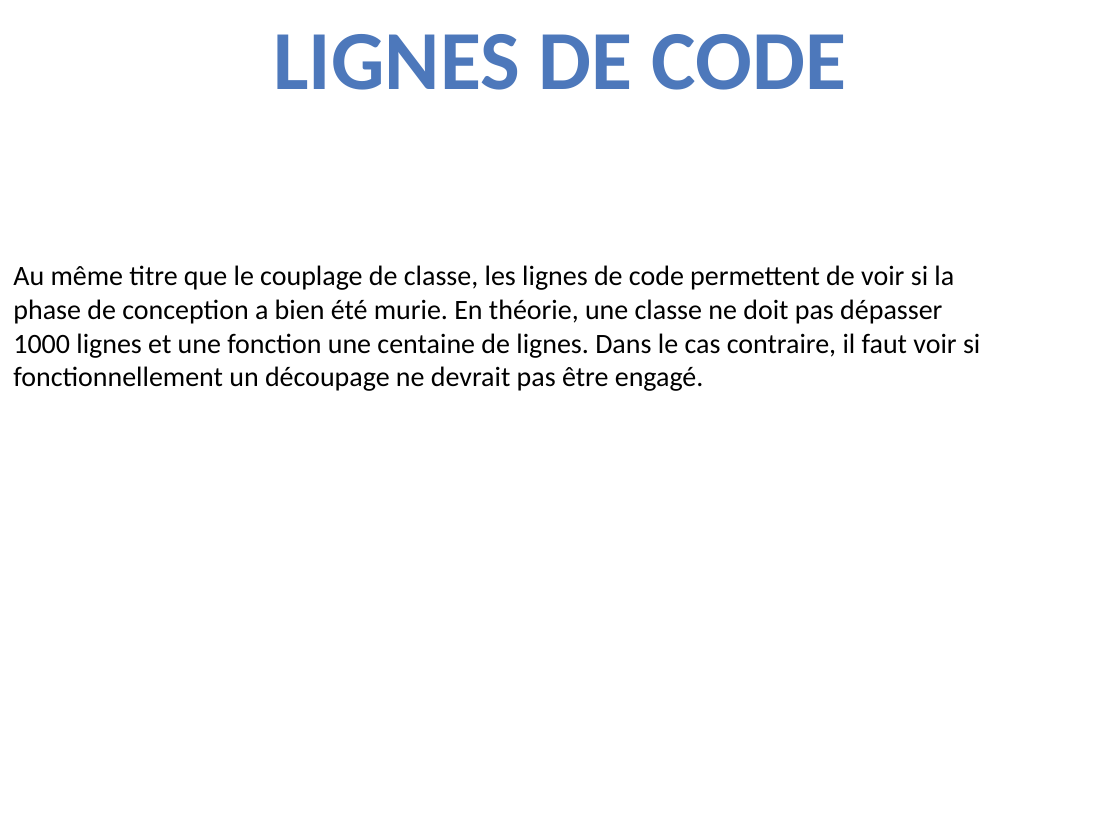
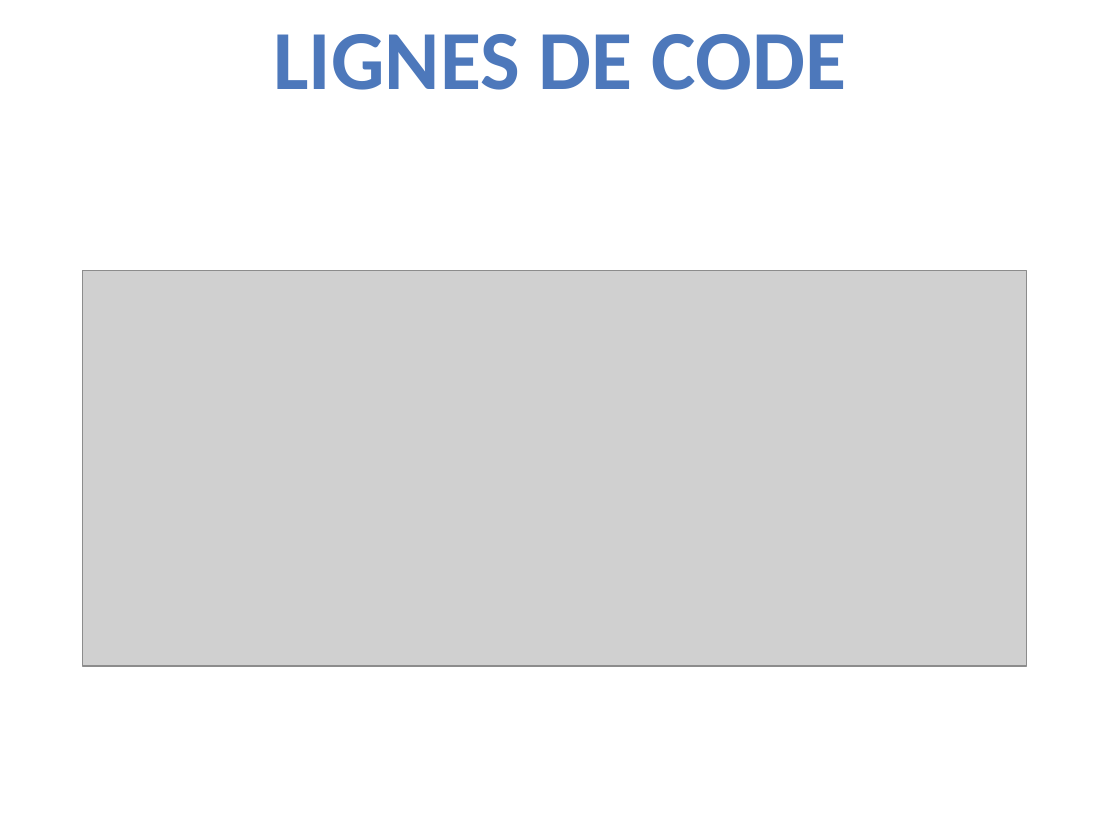
Before and after one commit to borisdagnon/C-StarsUP, a slide deck: slide 11 of PPE4.pptx (slide 16 before the commit). Drawn at 1120x840 pixels with LibreOffice and Linux fonts; fonts in the diff are those of the drawing; grey boxes stand for pictures. Boxes give left, top, right and bottom in pixels: in the first picture for what was removed or moved away, otherwise in the second. Text is boxed around its words. In the diff, an @@ line names an element or a change of style, - is before the commit and + after.

```diff
--- a/PPE4.pptx
+++ b/PPE4.pptx
@@ text removed at box(13, 265, 980, 391) @@
-Au même titre que le couplage de classe, les lignes de code permettent de voir si la phase de conception a bien été murie. En théorie, une classe ne doit pas dépasser 1000 lignes et une fonction une centaine de lignes. Dans le cas contraire, il faut voir si fonctionnellement un découpage ne devrait pas être engagé.
@@ picture added at box(83, 270, 1027, 665) @@
```
Also in this commit, not shown: 2 other slides changed, 3 slides added, 7 slides removed, 44 other files.
